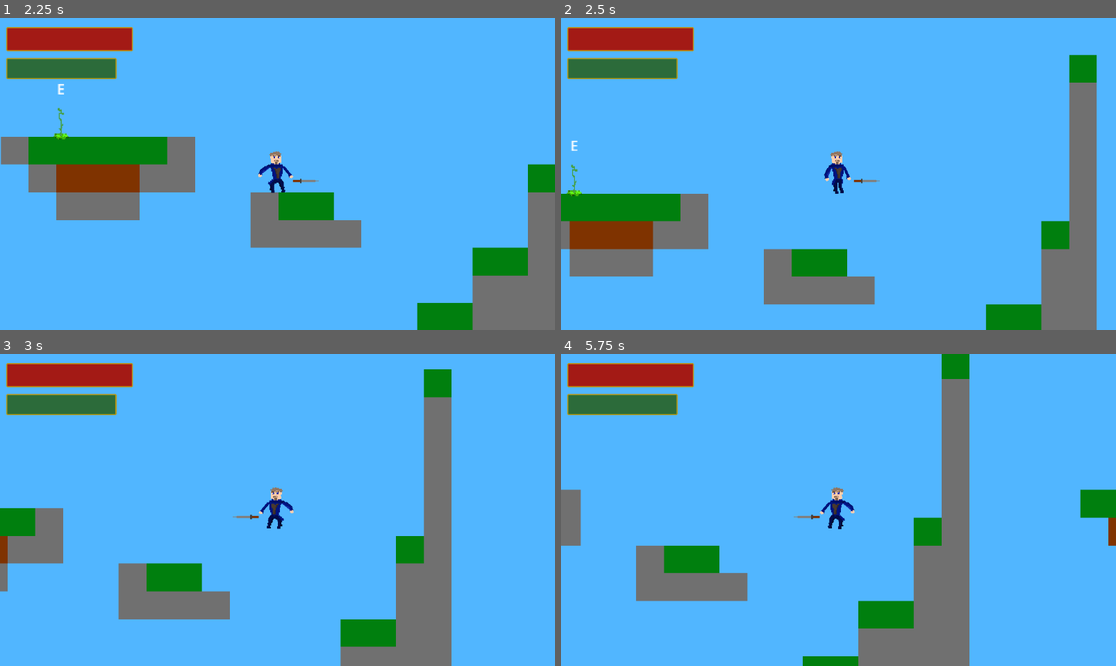
Above: before the commit, frames 1-4 (two rows, left to right).
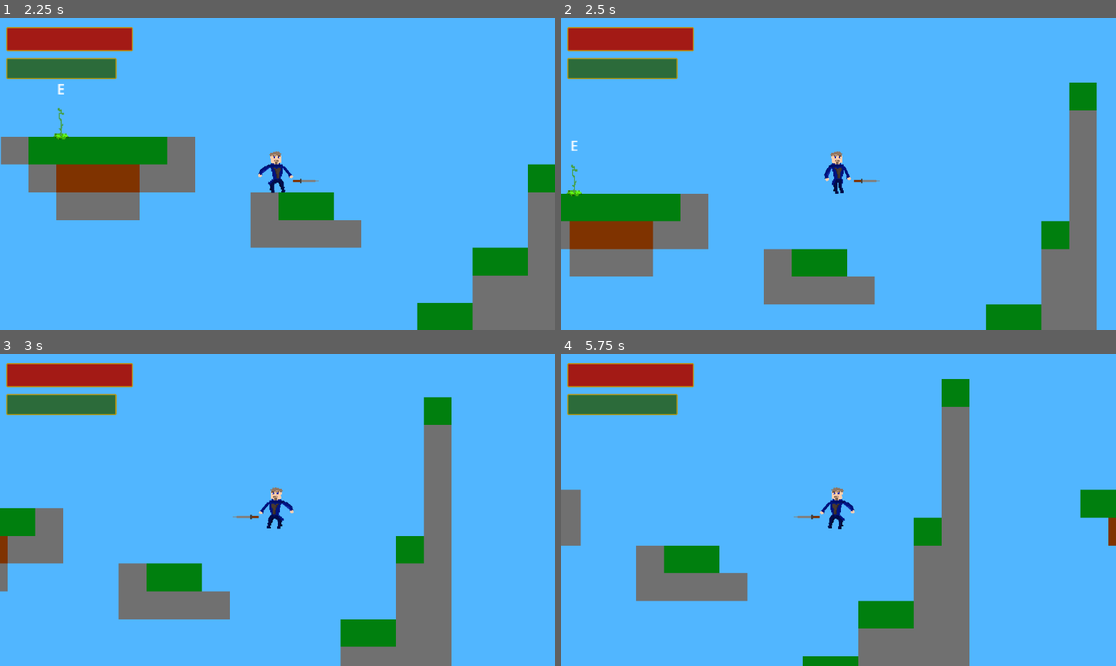
Above: after the commit, the same moments.

Repository: ponito/2DGame
Game: Godot game, scene res://menu.tscn
Same seed, same stepped clock (60 frames per second), same inputs: the game is played once before the commit and once after it.
Inputs (mouse positions are in pixels of both pictures, inside the frame that each line leads up to):
- Up to frame 1 (2.25 s): click "Play" at 0.5 s; tap Enter (ui_accept) at 1.25, 1.52 s; move the mouse to (399, 158) at 1.27 s; hold E (E) 1.28-2.03 s; hold D (Right) from 1.28 s (still down); move the mouse to (166, 189) at 2.02 s; click (166, 189) at 2.1 s
- Up to frame 2 (2.5 s): keep holding D (Right); tap Enter (ui_accept) at 2.27 s
- Up to frame 3 (3 s): move the mouse to (333, 441) at 2.77 s; release D (Right) at 2.78 s; hold A (Left) from 2.78 s (still down); hold E (E) from 2.78 s (still down)
- Up to frame 4 (5.75 s): move the mouse to (810, 572) at 3.52 s; release A (Left) at 3.53 s; release E (E) at 3.53 s; hold D (Right) 3.53-5.03 s; click (810, 572) at 3.6 s; tap Enter (ui_accept) at 3.77, 4.52, 5.27 s; move the mouse to (1005, 556) at 4.27 s; hold E (E) 4.28-5.03 s; move the mouse to (672, 463) at 5.02 s; hold A (Left) from 5.03 s (still down); click (672, 463) at 5.1 s

Frame 1 is identical in both runs. In frame 2, 0.9% of the frame differs, in the area x 91-97%, y 11-30%; in frame 3, 0.9%; in frame 4, 0.8%.

Commit message:
changes

Diff:
--- a/TileMap.tscn
+++ b/TileMap.tscn
@@ -50,4 +50,4 @@
 [node name="TileMap" type="TileMap" parent="."]
 tile_set = SubResource("TileSet_8i6v1")
 format = 2
-layer_0/tile_data = PackedInt32Array(0, 65537, 1, 65536, 655 …(2755 unchanged characters)…  33, 65537, 1, 34, 65537, 1, 35, 65537, 0, 65571, 1, 1, 131107, 1, 1, 196643, 1, 1, 262179, 1, …(123971 unchanged characters)…
+layer_0/tile_data = PackedInt32Array(0, 65537, 1, 65536, 655 …(2755 unchanged characters)…  33, 65537, 1, 34, 65537, 1, 35, 65537, 1, 65571, 65537, 0, 131107, 1, 1, 196643, 1, 1, 262179, 1, …(123971 unchanged characters)…
